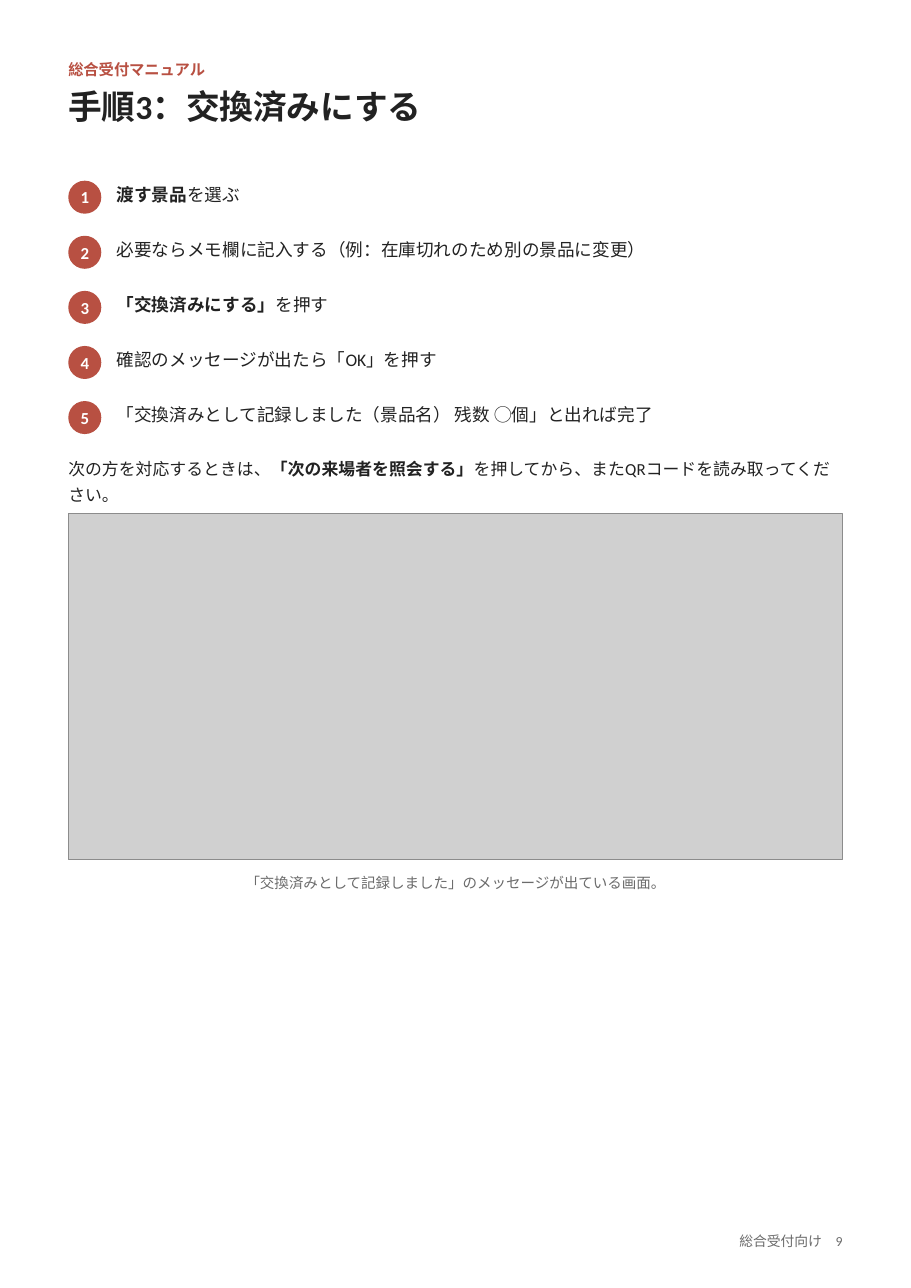
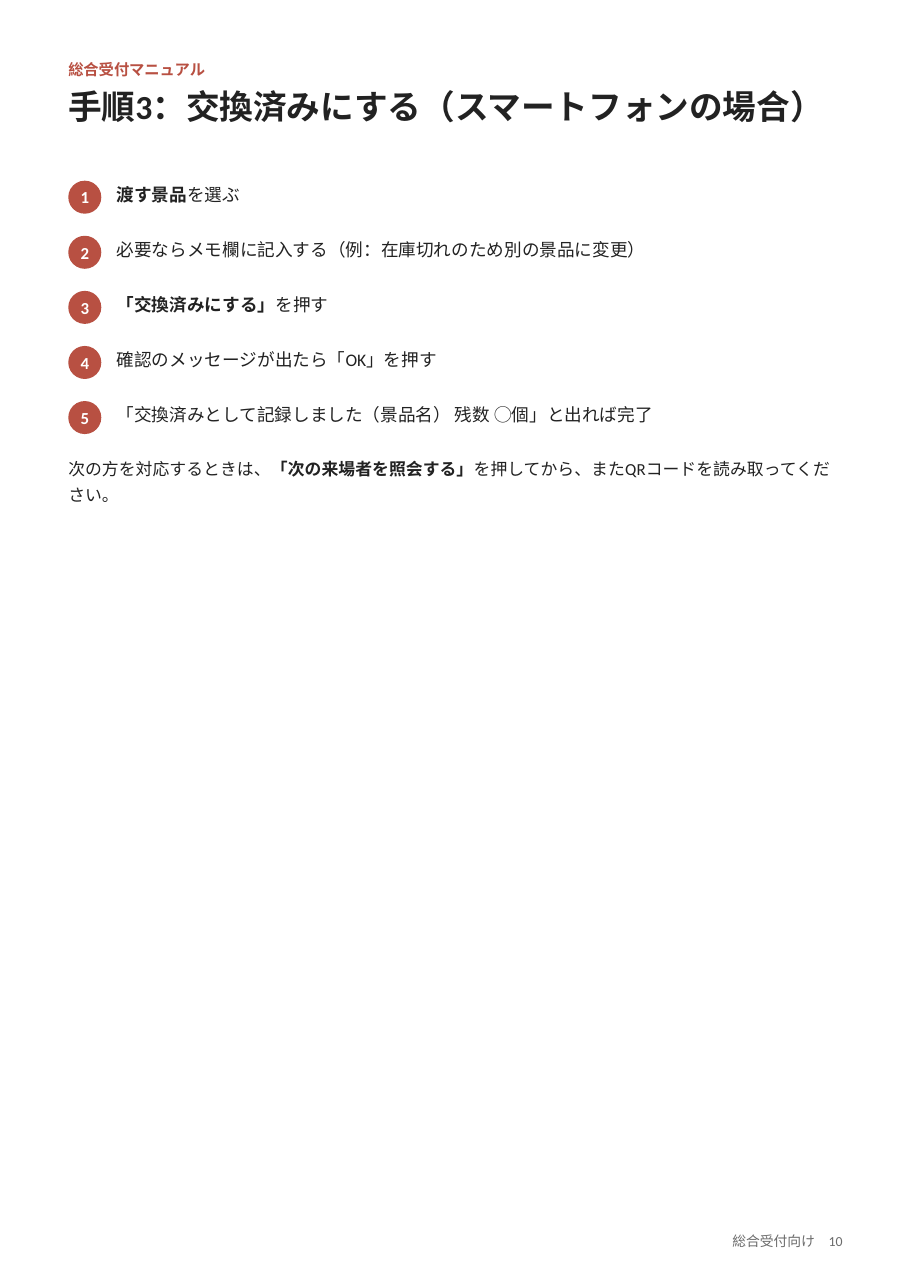
Before and after one commit to nisplus/enque, a slide deck: slide 10 of docs/manual-reception.pptx (slide 9 before the commit). Drawn at 911x1288 pixels with LibreOffice and Linux fonts; fonts in the diff are those of the drawing; grey boxes stand for pictures. Boxes give left, top, right and bottom in pixels: in the first picture for what was removed or moved away, otherwise in the second. Text is boxed around its words. In the diff, an @@ line names an element or a change of style, - is before the commit and + after.

```diff
--- a/docs/manual-reception.pptx
+++ b/docs/manual-reception.pptx
@@ text at bbox=[68, 90, 824, 123]: text changed @@
-手順3：交換済みにする
+手順3：交換済みにする（スマートフォンの場合）
@@ picture removed at bbox=[68, 513, 843, 859] @@
@@ text removed at bbox=[246, 875, 666, 889] @@
-「交換済みとして記録しました」のメッセージが出ている画面。
@@ text at bbox=[732, 1234, 843, 1247]: text changed @@
-総合受付向け 9
+総合受付向け 10
```
Also in this commit, not shown: 10 other slides changed, 1 slide added, 10 other files.
